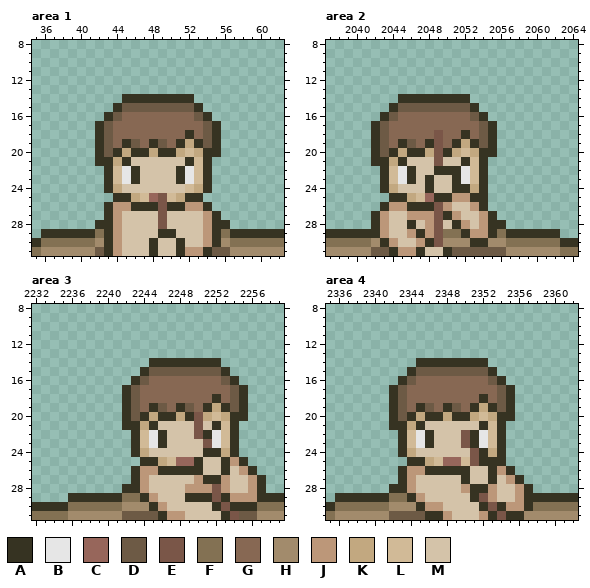
File history of a pixel-art file, assets/02_architecture/03_brewery/cuve_v2-Sheet.aseprite. This is how it looked before the edit.
2600x116 pixels, 1 frame. Colours within 5 levels of each other are drawn and written as one. Shown: area 1: x 35..62, y 8..31; area 2: x 2037..2064, y 8..31; area 3: x 2232..2259, y 8..31; area 4: x 2335..2362, y 8..31. The commit also changed other parts of the picture, which this record leaves out.
Palette (. is transparent): A #363322  B #e6e6e6  C #97665b  D #6d5a45  E #7a5648  F #837153  G #876853  H #a28b6c  J #bc9779  K #c2a880  L #d1ba97  M #d4c3a9
Pixels before, area 1, first column x 35:
14 ..........AAAAAAAA..........
15 .........ADDDDDDDDA.........
16 ........ADGGGGGGGGDA........
17 .......ADGGGGGGGGGGDA.......
18 .......ADGGGGGGGGAGDA.......
19 .......ADGADGADGAKADA.......
20 .......ADAKAAKAAKLKAA.......
21 .......AAKAMMMMMMALA........
22 ........ALBAMMMMABLA........
23 ........ALBAMMMMABLA........
24 ........AKMMMMMMMLKA........
25 .........AAKLCELKAA.........
26 ........AJJAAAEAAJJA........
27 ........AJMMMMEMMMMJA.......
28 .......AAJMMMMEMMMMJAA......
29 .AAAAAAFAJMMMMAAMMMJAFAAAAAA
30 AFFFFFFHAJMMMAMMAMMJAHFFFFFF
31 FHHHHHHDAJMMMAMMAJJADDHHHHHH
Pixels before, area 2, first column x 2037:
14 ........AAAAAAAA............
15 .......ADDDDDDDDA...........
16 ......ADGGGGGGGGDA..........
17 .....ADGGGGGGGGGGDA.........
18 .....ADGGGGGEGGAGDA.........
19 .....ADGADGAEGAKADA.........
20 .....ADAKAAKEAKLKAA.........
21 .....AAKAMMMEMMALA..........
22 ......ALBAMMAAABLA..........
23 ......ALBAMAMMABLA..........
24 ......AKMMMAMMAAKA..........
25 .......AAKLCAAJJAA..........
26 ......AJJAAAEJMMJA..........
27 .....AJMMJJJEAJMMJA.........
28 .....AJMMAMJEMAJMJAA........
29 AAAAAAJMMJAJEFFAJJAFAAAAAA..
30 FFFFFHAJMMJAEHHHAAHHFFFFFFAA
31 HHHHHDDAJJAMMADDDDDDHHHHHHFF
Pixels before, area 3, first column x 2232:
14 .............AAAAAAAA.......
15 ............ADDDDDDDDA......
16 ...........ADGGGGGGGGDA.....
17 ..........ADGGGGGGGGGGDA....
18 ..........ADGGGGGGGGAGDA....
19 ..........ADGADGADGAKADA....
20 ..........ADAKAAKAEKLKAA....
21 ..........AAKAMMMMEMALA.....
22 ...........ALBAMMMEABLA.....
23 ...........ALBAMMMMEBLA.....
24 ...........AKMMMMMMAAKA.....
25 ............AAKLCCAMMAJA....
26 ...........AJJAAAAAMMAMJA...
27 ...........AJMMMMMJAAJMMJA..
28 ..........AAJMMMMJJJEJMMJA..
29 ....AAAAAAFFAJMMMAAAEAJJJAAA
30 AAAAFFFFFFHHHAJMMMMMAEAAAFFF
31 FFFFHHHHHHDDDDAJJMMMMAEDDHHH
Pixels before, area 4, first column x 2335:
14 ..........AAAAAAAA..........
15 .........ADDDDDDDDA.........
16 ........ADGGGGGGGGDA........
17 .......ADGGGGGGGGGGDA.......
18 .......ADGGGGGGGGAGDA.......
19 .......ADGADGADGAKADA.......
20 .......ADAKAAKAAKLKAA.......
21 .......AAKAMMMMMMALA........
22 ........ALBAMMMEABLA........
23 ........ALBAMMMEABLA........
24 ........AKMMMMMMEAKA........
25 .........AAKLCCLEAAA........
26 ........AJJAAAAAMMAJA.......
27 ........AJMMMMMAMMAMJA......
28 .......AAJMMMMMJAAJMMJA.....
29 .AAAAAAFFAJMMMMMAEJMMJAAAAAA
30 AFFFFFFHHHAJJMMMMAEAJJAFFFFF
31 FHHHHHHDDDDAAJMMMJAEAAHHHHHH
And afterwards:
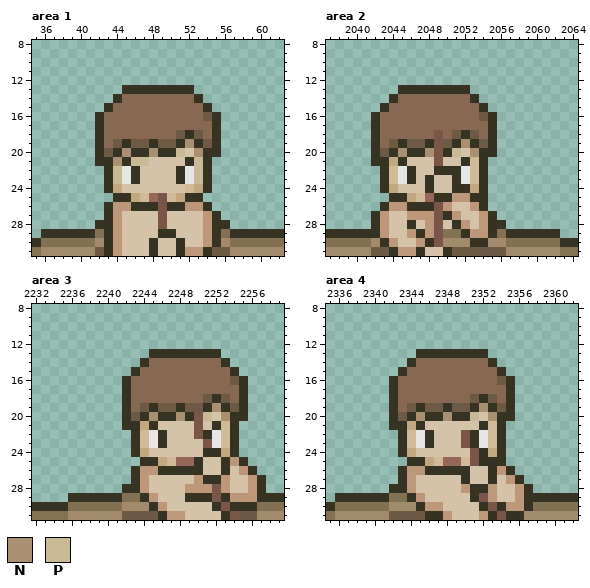
Colours new in this view: N #aa9072  P #cab995
What changed:
Area 1:
Colour A is added in row 13 at x 45 to 52; in row 14 at x 44 and 53; in row 15 at x 43 and 54; in row 16 at x 42 and 55.
Colour D replaces colour A in row 16 at x 54.
Colour D replaces colour G in row 18 at x 51 and 53; in row 19 at x 44, 47 and 50.
Colour G replaces colour A in row 14 at x 45 to 52; in row 15 at x 44 and 53; in row 16 at x 43.
Colour G replaces colour D in row 15 at x 45 to 52; in row 16 at x 44 and 53; in rows 17 to 18 at x 43 and 54; in row 19 at x 43.
Colour M replaces colour L in row 20 at x 52.
Colour N replaces colour K in row 19 at x 52; in row 20 at x 45, 48 and 53; in row 21 at x 44.
Colour P replaces colour K in row 20 at x 51.
Colour P replaces colour L in row 21 at x 53; in rows 22 to 23 at x 44 and 53.
Colour P replaces colour M in row 21 at x 46 to 47.
Area 2:
Colour A is added in row 13 at x 2045 to 2052; in row 14 at x 2044 and 2053; in row 15 at x 2043 and 2054; in row 16 at x 2042 and 2055.
Colour D replaces colour A in row 16 at x 2054.
Colour D replaces colour G in row 18 at x 2051 and 2053; in row 19 at x 2044, 2047 and 2050.
Colour G replaces colour A in row 14 at x 2045 to 2052; in row 15 at x 2044 and 2053; in row 16 at x 2043.
Colour G replaces colour D in row 15 at x 2045 to 2052; in row 16 at x 2044 and 2053; in rows 17 to 18 at x 2043 and 2054; in row 19 at x 2043.
Colour M replaces colour L in row 20 at x 2052.
Colour N replaces colour K in row 19 at x 2052; in row 20 at x 2045, 2048 and 2053.
Colour P replaces colour K in row 20 at x 2051.
Area 3:
Colour A is added in row 13 at x 2245 to 2252; in row 14 at x 2244 and 2253; in row 15 at x 2243 and 2254; in row 16 at x 2242 and 2255.
Colour D replaces colour A in row 16 at x 2254.
Colour D replaces colour G in row 18 at x 2251 and 2253; in row 19 at x 2244, 2247 and 2250.
Colour G replaces colour A in row 14 at x 2245 to 2252; in row 15 at x 2244 and 2253; in row 16 at x 2243.
Colour G replaces colour D in row 15 at x 2245 to 2252; in row 16 at x 2244 and 2253; in rows 17 to 18 at x 2243 and 2254; in row 19 at x 2243.
Colour M replaces colour L in row 20 at x 2252.
Colour N replaces colour K in row 19 at x 2252; in row 20 at x 2245, 2248 and 2253.
Colour P replaces colour K in row 20 at x 2251.
Area 4:
Colour A is added in row 13 at x 2345 to 2352; in row 14 at x 2344 and 2353; in row 15 at x 2343 and 2354; in row 16 at x 2342 and 2355.
Colour D replaces colour A in row 16 at x 2354.
Colour D replaces colour G in row 18 at x 2351 and 2353; in row 19 at x 2344, 2347 and 2350.
Colour G replaces colour A in row 14 at x 2345 to 2352; in row 15 at x 2344 and 2353; in row 16 at x 2343.
Colour G replaces colour D in row 15 at x 2345 to 2352; in row 16 at x 2344 and 2353; in rows 17 to 18 at x 2343 and 2354; in row 19 at x 2343.
Colour M replaces colour L in row 20 at x 2352.
Colour N replaces colour K in row 19 at x 2352; in row 20 at x 2345, 2348 and 2353.
Colour P replaces colour K in row 20 at x 2351.
